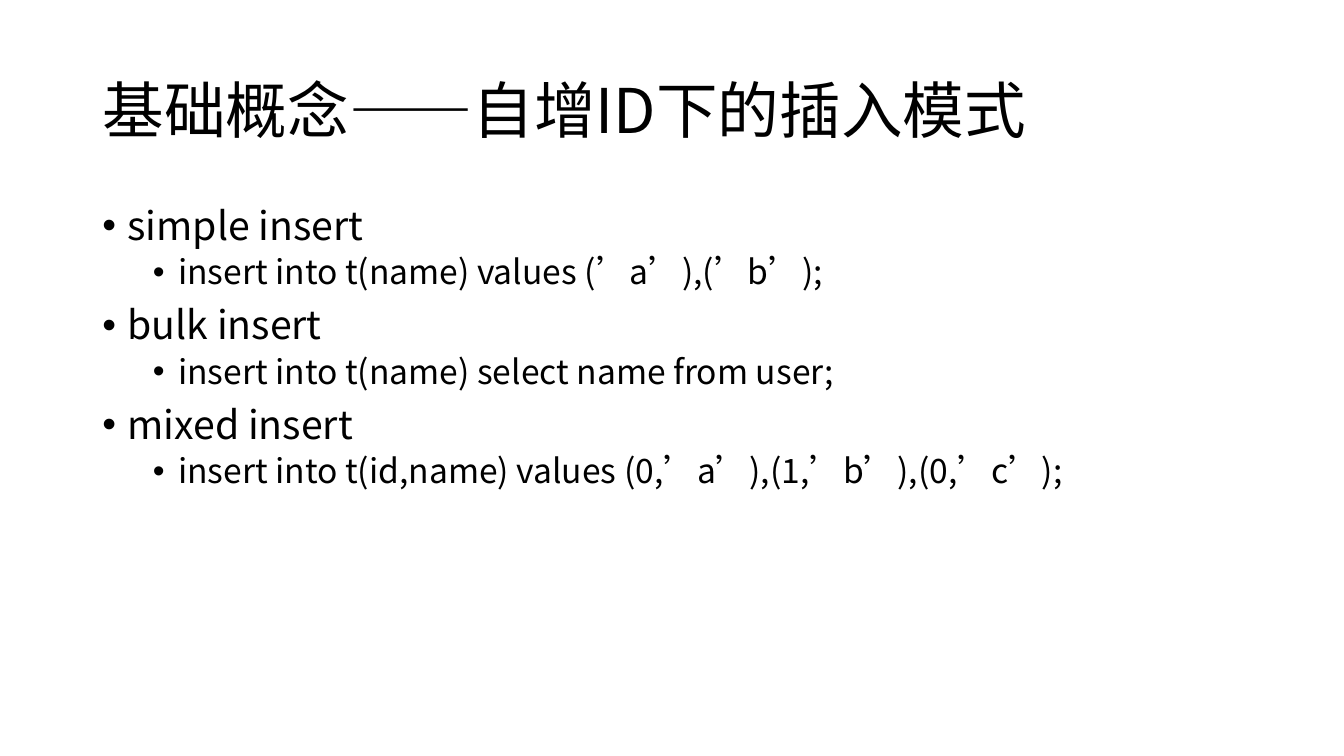
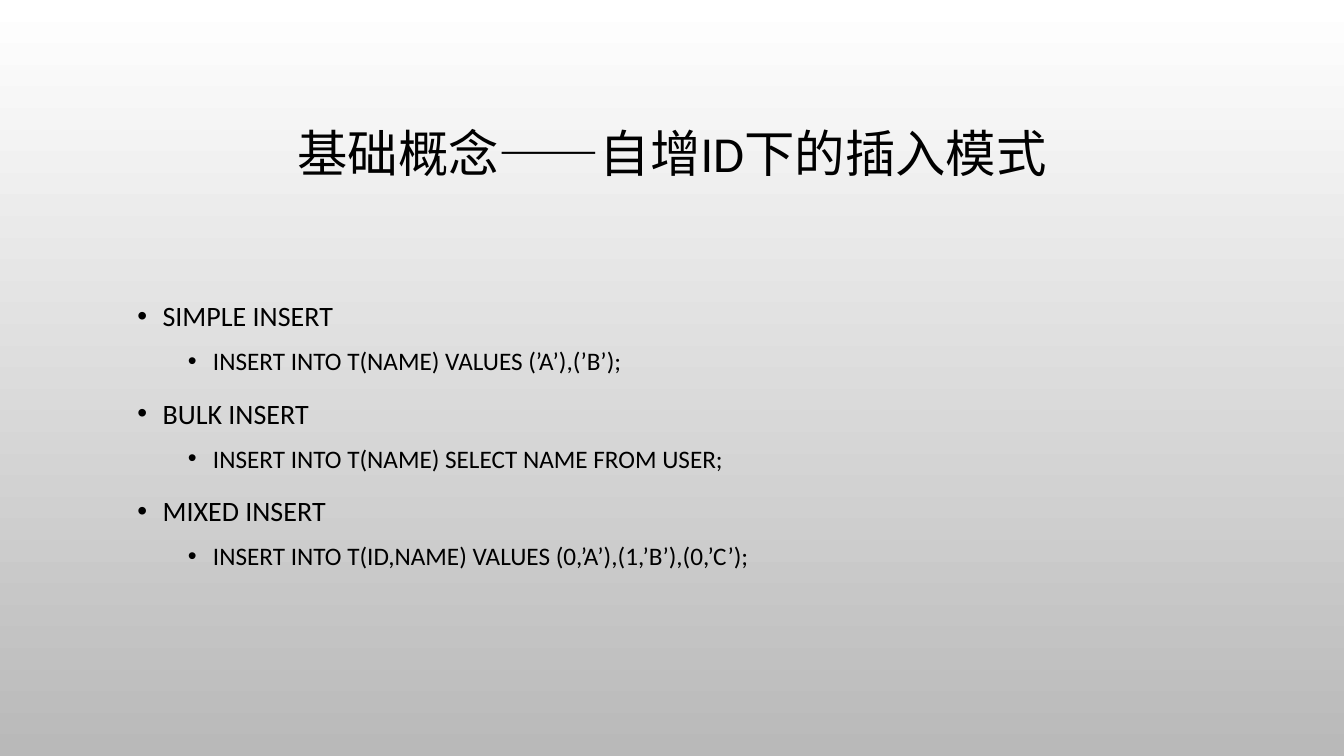
Before and after one commit to jaspone/notes, a slide deck: slide 13 of mysql分享.pptx (slide 12 before the commit). Drawn at 1344x756 pixels with LibreOffice and Linux fonts; fonts in the diff are those of the drawing; background and template pictures are left out. Boxes give left, top, right and bottom in pixels: in the first picture for what was removed or moved away, otherwise in the second. Text is boxed around its words. In the diff, an @@ line names an element or a change of style, - is before the commit and + after.

```diff
--- a/mysql分享.pptx
+++ b/mysql分享.pptx
@@ background #FFFFFF to picture (left out) @@
@@ title "基础概念——自增ID下的插入模式": place and size @@
-title "基础概念——自增ID下的插入模式" at bbox=[102, 80, 1026, 138]
+title "基础概念——自增ID下的插入模式" at bbox=[297, 129, 1046, 176]
@@ title "基础概念——自增ID下的插入模式" at bbox=[297, 129, 1046, 176]: size 44 to 36 pt, font Noto Sans CJK SC to Calibri; alignment left to centre @@
@@ text at bbox=[163, 308, 748, 569]: text changed; size 24 to 18 pt; font Noto Sans CJK SC to Calibri @@
-• simple insert
-  • insert into t(name) values (’a’),(’b’);
-• bulk insert
-  • insert into t(name) select name from user;
-• mixed insert
-  • insert into t(id,name) values (0,’a’),(1,’b’),(0,’c’);
+• SIMPLE INSERT
+  • INSERT INTO T(NAME) VALUES (’A’),(’B’);
+• BULK INSERT
+  • INSERT INTO T(NAME) SELECT NAME FROM USER;
+• MIXED INSERT
+  • INSERT INTO T(ID,NAME) VALUES (0,’A’),(1,’B’),(0,’C’);
```
Also in this commit, not shown: 39 other slides changed, 1 slide added.
